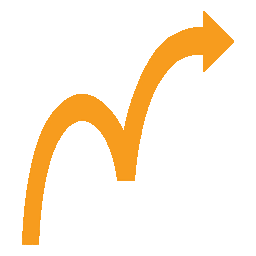
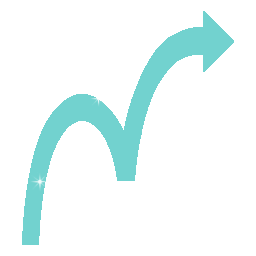
Layered file, before and after one edit (256px x 256px). Changes by layer:
added layer "1" above "Copy of Double Jump Merged" over [22, 11, 234, 245]
added layer "Copy of Double Jump Merged" above "Double Jump Merged" over [22, 11, 234, 245]
hid "Double Jump Merged" over [22, 11, 234, 245]
